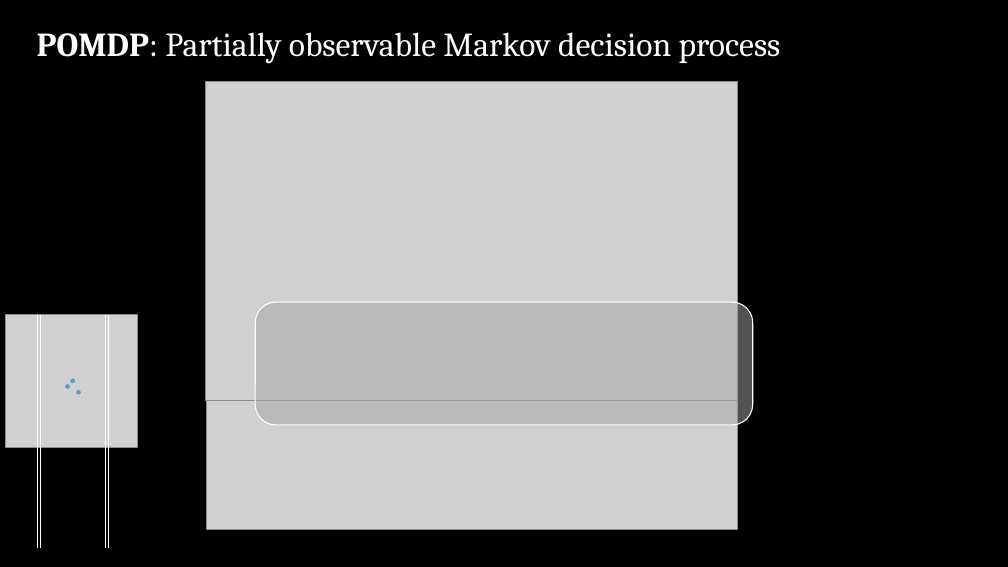
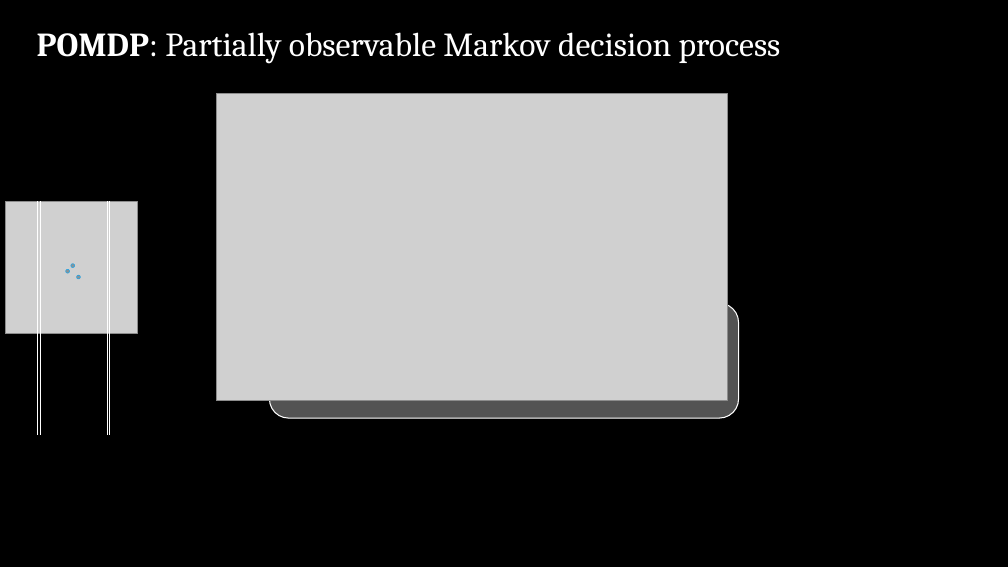
Before and after one commit to sisl/StateEstimation.jl, a slide deck: slide 10 of slides/MDPs to POMDPs.pptx. Drawn at 1008x567 pixels with LibreOffice and Linux fonts; fonts in the diff are those of the drawing; grey boxes stand for pictures. Boxes give left, top, right and bottom in pixels: in the first picture for what was removed or moved away, otherwise in the second. Text is boxed around its words. In the diff, an @@ line names an element or a change of style, - is before the commit and + after.

```diff
--- a/slides/MDPs to POMDPs.pptx
+++ b/slides/MDPs to POMDPs.pptx
@@ picture removed at bbox=[206, 82, 738, 529] @@
@@ rectangle added at bbox=[206, 83, 801, 541], fill #000000 @@
@@ picture: place and size @@
-picture at bbox=[206, 82, 738, 401]
+picture at bbox=[216, 93, 727, 401]
@@ 3 ellipses, 3 lines, 1 picture: place and size @@
-3 ellipses, 3 lines, 1 picture at bbox=[5, 315, 138, 548]
+3 ellipses, 3 lines, 1 picture at bbox=[5, 201, 138, 435]
@@ line moved from (106, 315) - (106, 548) to (110, 201) - (110, 435) @@
@@ rounded rectangle: place and size @@
-rounded rectangle at bbox=[256, 302, 753, 425]
+rounded rectangle at bbox=[269, 303, 739, 418]
```
Also in this commit, not shown: 12 other slides changed.
